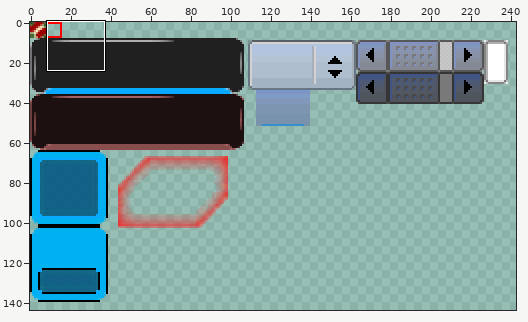
Edited in one commit: sprite sheet (Ressources/Image/GUI/spriteSheet.png). The first picture is a wide view before the edit; the outline marks the close-up.
Close-up. The starting point:
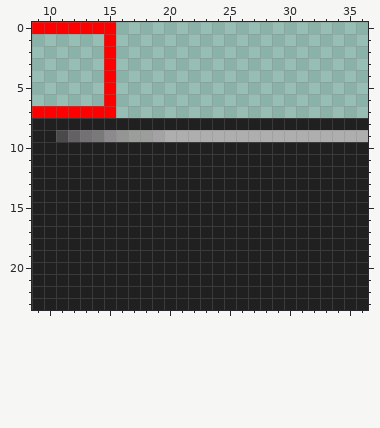
The file is 512x512 pixels. Pixels under 10% opacity are left out. Colours within 5 levels of each other are drawn and written as one. Shown: x 9..36, y 0..23. The wide view leaves out empty margins.
The same view after the edit:
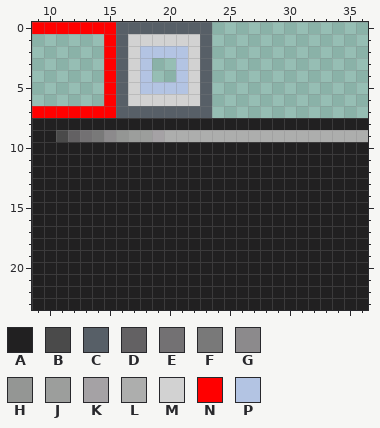
Palette (. is transparent): A #212021  B #4a4a4a  C #575f67  D #636163  E #737173  F #797979  G #8c8a8c  H #949694  J #9c9e9c  K #a5a2a5  L #adaead  M #d2d2d2  N #ff0000  P #b3c4e3
Difference:
The edit adds colour C in row 0 at x 16 to 23; in rows 1 to 6 at x 16 and 23; in row 7 at x 16 to 23.
The edit adds colour M in row 1 at x 17 to 22; in rows 2 to 5 at x 17 and 22; in row 6 at x 17 to 22.
The edit adds colour P in row 2 at x 18 to 21; in rows 3 to 4 at x 18 and 21; in row 5 at x 18 to 21.
